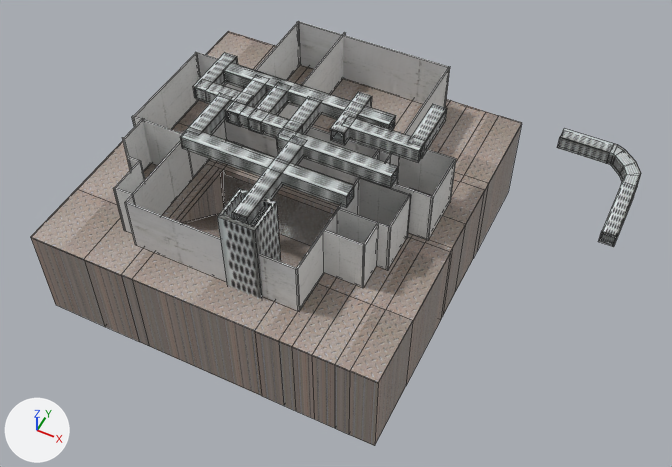
Before and after pictures for a commit that changed the Blender file Assets/Map_Arboreals.blend.
The view is the same before and after, from a camera (50 mm lens) standing at (93.7, -159.0, 182.3) and looking at (17.9, -7.5, -7.1). Every picture has the same lights, and +X, +Y and +Z are marked at lower left. Mesh edges are drawn as thin lines.

In view in the first picture: 'Floor.001-col', 'Grate-col', 'Grate.001-col', 'Gratey-col', 'Gratey-col.001', 'Gratey-col.002', 'Gratey-col.003', 'Gratey-col.004', 'Gratey-col.005', 'Gratey-col.006', 'Gratey-col.007', 'Gratey-col.008', 'Gratey-col.009', 'Gratey-col.010', 'Gratey-col.011', 'Gratey-col.012', 'Gratey-col.013', 'Gratey-col.014', 'Wall-col', 'Wall.001-col', 'Wall.002-col', 'Wall.003-col', 'Wall.014-col', 'Wall.019-col'.
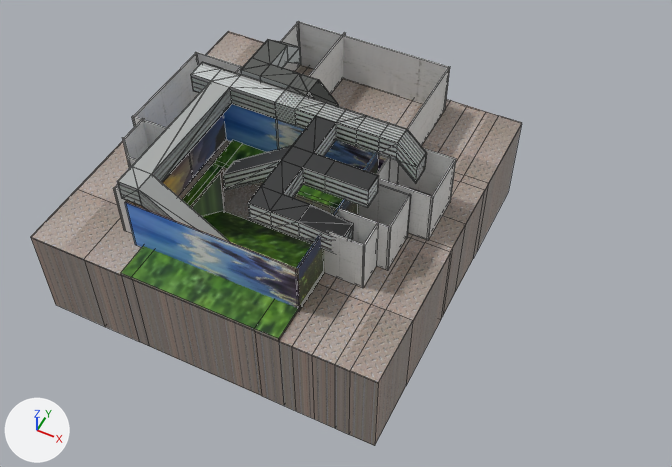
What changed in the scene script:
```text
Change me_cube:
    used by ob_floor_001_col; location = (0.0, 0.0, 0.0); scale = (50.0, 50.0, 0.2)
    remove me_cube.from_pydata(...)  # 238 vertices, 223 faces; spans x -1.0..1.0, y -1.0..1.0, z -144.8..1.0
    add me_cube.from_pydata(...)  # 266 vertices, 236 faces; spans x -1.0..1.0, y -1.0..1.0, z -144.8..5.1
    me_cube part 1
    2 vertices are removed from x -0.4..0.3, y -0.1, z 1.0
    20 faces are deleted
    1 vertex moves within x -0.4, y -0.1, z 1.0
    4 vertices are added at (-0.4, -0.1, 5.1), (-0.4, -0.2, -71.8), (-0.4, -0.6, -1.8), (-0.4, -0.6, 5.1)
    26 new vertices lie (0.0, 0.0, 4.1) away from vertices in x -0.4..0.5, y -1.0..0.1, z -76.2..1.0
    33 new faces join them
Change me_cube_001:
    where me_cube_001.from_pydata(...)  # 8 vertices, 6 faces; spans x -1.0..1.0, y -1.0..1.0, z -1.0..1.0
    remove me_cube_001.materials.append(mat_whitewall)  # picture img_white_wall_png
    add me_cube_001.materials.append(mat_fakenature)  # picture img_outdoors_png
Change me_cube_003:
    where me_cube_003.from_pydata(...)  # 8 vertices, 6 faces; spans x -1.0..1.0, y -1.0..1.0, z -1.0..1.0
    remove me_cube_003.materials.append(mat_whitewall)  # picture img_white_wall_png
    add me_cube_003.materials.append(mat_fakenature)  # picture img_outdoors_png
Change me_cube_004:
    where me_cube_004.from_pydata(...)  # 8 vertices, 6 faces; spans x -1.0..1.0, y -1.0..1.0, z -1.0..1.0
    remove me_cube_004.materials.append(mat_whitewall)  # picture img_white_wall_png
    add me_cube_004.materials.append(mat_fakenature)  # picture img_outdoors_png
Change me_cube_005:
    where me_cube_005.from_pydata(...)  # 8 vertices, 6 faces; spans x -1.0..1.0, y -1.0..1.0, z -1.0..1.0
    remove me_cube_005.materials.append(mat_whitewall)  # picture img_white_wall_png
    add me_cube_005.materials.append(mat_fakenature)  # picture img_outdoors_png
Remove ob_grate_col:
    ob_grate_col = bpy.data.objects.new('Grate-col', me_cube_169)
Remove ob_gratey_col:
    ob_gratey_col = bpy.data.objects.new('Gratey-col', me_cube_171)
Remove ob_grate_001_col:
    ob_grate_001_col = bpy.data.objects.new('Grate.001-col', me_cube_174)
Remove ob_gratey_col_001:
    ob_gratey_col_001 = bpy.data.objects.new('Gratey-col.001', me_cube_044)
Remove ob_gratey_col_002:
    ob_gratey_col_002 = bpy.data.objects.new('Gratey-col.002', me_cube_046)
Remove ob_gratey_col_003:
    ob_gratey_col_003 = bpy.data.objects.new('Gratey-col.003', me_cube_048)
Remove ob_gratey_col_004:
    ob_gratey_col_004 = bpy.data.objects.new('Gratey-col.004', me_cube_050)
Remove ob_gratey_col_005:
    ob_gratey_col_005 = bpy.data.objects.new('Gratey-col.005', me_cube_052)
Remove ob_gratey_col_006:
    ob_gratey_col_006 = bpy.data.objects.new('Gratey-col.006', me_cube_054)
Remove ob_gratey_col_007:
    ob_gratey_col_007 = bpy.data.objects.new('Gratey-col.007', me_cube_064)
Remove ob_gratey_col_008:
    ob_gratey_col_008 = bpy.data.objects.new('Gratey-col.008', me_cube_066)
Remove ob_gratey_col_009:
    ob_gratey_col_009 = bpy.data.objects.new('Gratey-col.009', me_cube_068)
Remove ob_gratey_col_010:
    ob_gratey_col_010 = bpy.data.objects.new('Gratey-col.010', me_cube_070)
Remove ob_gratey_col_011:
    ob_gratey_col_011 = bpy.data.objects.new('Gratey-col.011', me_cube_072)
Remove ob_gratey_col_012:
    ob_gratey_col_012 = bpy.data.objects.new('Gratey-col.012', me_cube_074)
Remove ob_gratey_col_013:
    ob_gratey_col_013 = bpy.data.objects.new('Gratey-col.013', me_cube_076)
Remove ob_gratey_col_014:
    ob_gratey_col_014 = bpy.data.objects.new('Gratey-col.014', me_cube_078)
Add ob_grass:
    ob_grass = bpy.data.objects.new('Grass', me_cube_002)  # 32 vertices, 17 faces; spans x -0.4..0.5, y -1.0..0.1, z -72.1..5.1; in mat_grass (picture img_grass_png)
    ob_grass.location = (0.0, 0.0, 0.0)
    ob_grass.scale = (50.0, 50.0, 0.2)
Add ob_pipes_col:
    ob_pipes_col = bpy.data.objects.new('PIpes-col', me_cube_081)  # 128 vertices, 126 faces; spans x -9.7..12.7, y -15.3..9.1, z -9.3..1.0; in mat_grate (picture img_sheet_png); modifiers SOLIDIFY, BOOLEAN
    ob_pipes_col.location = (-2.6, 6.5, 19.2)
    ob_pipes_col.scale = (3.0, 3.0, 3.0)
```

What differs and where, as boxes (x1, y1, x2, y2) in the pictures (672 x 467 px):
'PIpes-col', added: after (117, 39, 426, 252)
'Grass', added (green): after (121, 140, 343, 339)
'Wall.003-col', recoloured (grey to blue): (125, 202, 300, 311) in both
'Wall-col', recoloured (grey to blue): (223, 104, 390, 185) in both
'Gratey-col.014', deleted: before (217, 188, 281, 299)
'Gratey-col.011', deleted: before (180, 127, 354, 208)
'Wall.002-col', recoloured: (126, 115, 226, 215) in both
'Gratey-col.013', deleted: before (276, 127, 398, 188)
'Gratey-col', deleted: before (224, 62, 396, 130)
'Gratey-col.010', deleted: before (233, 136, 307, 225)
'Grate-col', deleted: before (598, 144, 641, 247)
'Wall.001-col', recoloured: (296, 150, 379, 309) in both
'Gratey-col.007', deleted: before (342, 116, 423, 163)
'Gratey-col.008', deleted: before (228, 101, 298, 138)
'Grate.001-col', deleted: before (557, 128, 613, 163)
'Gratey-col.006', deleted: before (408, 104, 447, 158)
'Gratey-col.012', deleted: before (186, 93, 233, 135)
'Gratey-col.005', deleted: before (330, 92, 372, 145)
'Gratey-col.004', deleted: before (279, 96, 322, 134)
'Gratey-col.003', deleted: before (248, 82, 291, 134)
'Gratey-col.002', deleted: before (225, 75, 266, 126)
'Gratey-col.009', deleted: before (195, 79, 248, 104)
'Gratey-col.001', deleted: before (193, 52, 238, 98)
part 1 of me_cube, built on: before (121, 143, 342, 341); after (121, 140, 336, 341)
'Wall.015-col', unchanged, covered by the edit: before (255, 21, 300, 80); after (281, 22, 300, 71)
